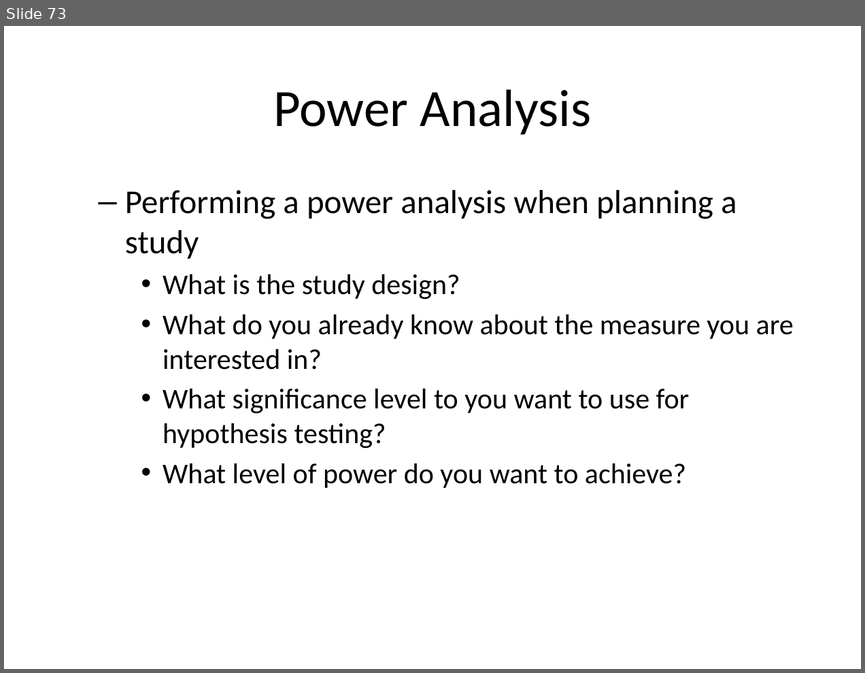
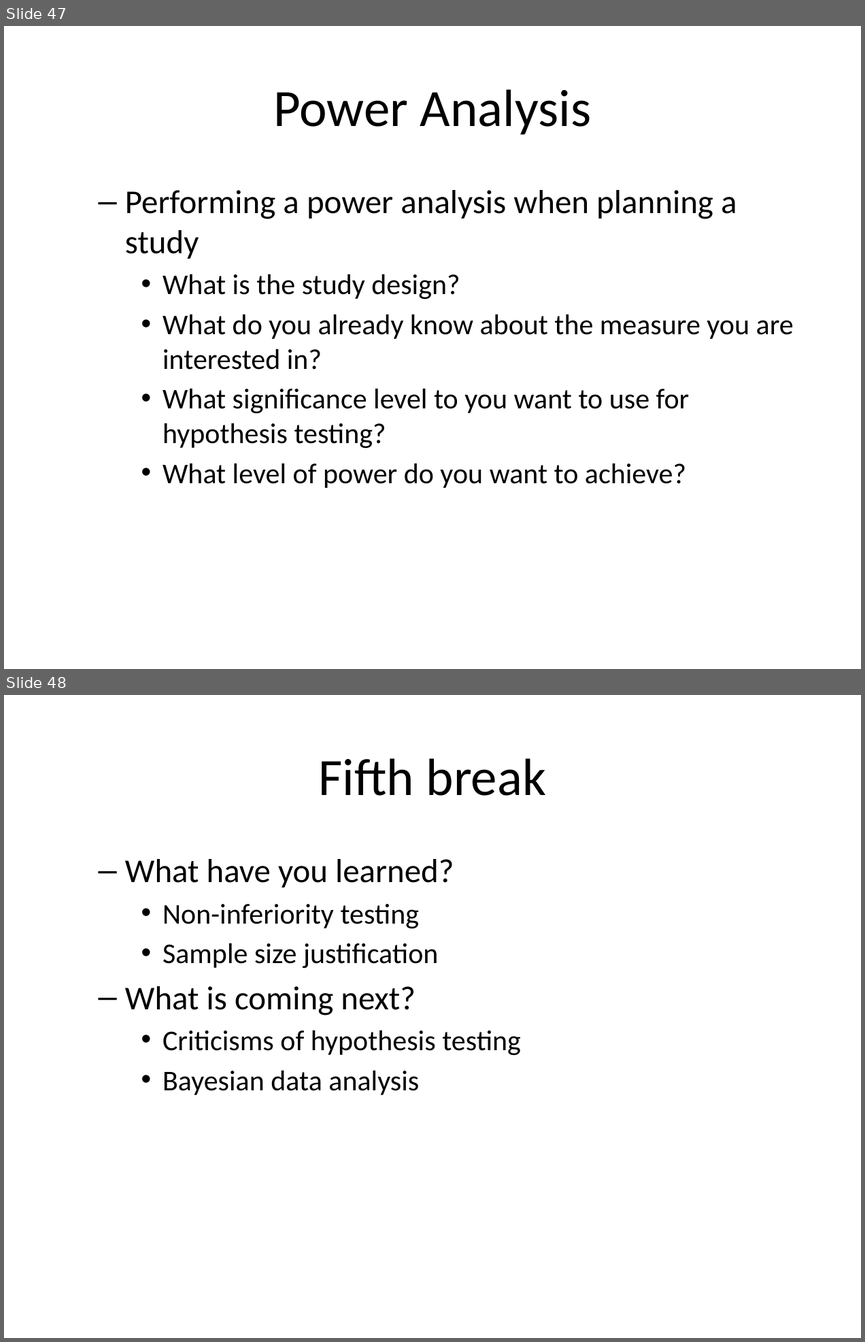
Before and after one commit to classes-medb/5510, a slide deck: src/video-12-hypothesis-testing.pptx. Shown one above the other, each under a label of ours: slide 73 before the commit, slides 47 and 48 after it. The pictures are 865x673 and 865x1342 pixels, drawn with LibreOffice and Linux fonts; fonts in the diff are those of the drawing. Boxes give left, top, right and bottom in pixels: in the first picture for what was removed or moved away, otherwise in the second. Text is boxed around its words. In the diff, an @@ line names an element or a change of style, - is before the commit and + after.

Commit message:
Outlined breaks for video 12

```diff
--- a/src/video-12-hypothesis-testing.pptx
+++ b/src/video-12-hypothesis-testing.pptx
@@ slide 48 added at [4, 695, 861, 1338], background #FFFFFF @@
@@ title added at [318, 758, 546, 796], 44 pt, text #000000 @@
+Fifth break
@@ text added at [125, 859, 521, 1095], 24 pt, text #000000 @@
+  – What have you learned?
+    • Non-inferiority testing
+    • Sample size justification
+  – What is coming next?
+    • Criticisms of hypothesis testing
+    • Bayesian data analysis
@@ what was slide 73 is now slide 47 @@
```
Also in this commit, not shown: 11 slides changed, 17 other slides added, 6 slides removed, 1 other file.
